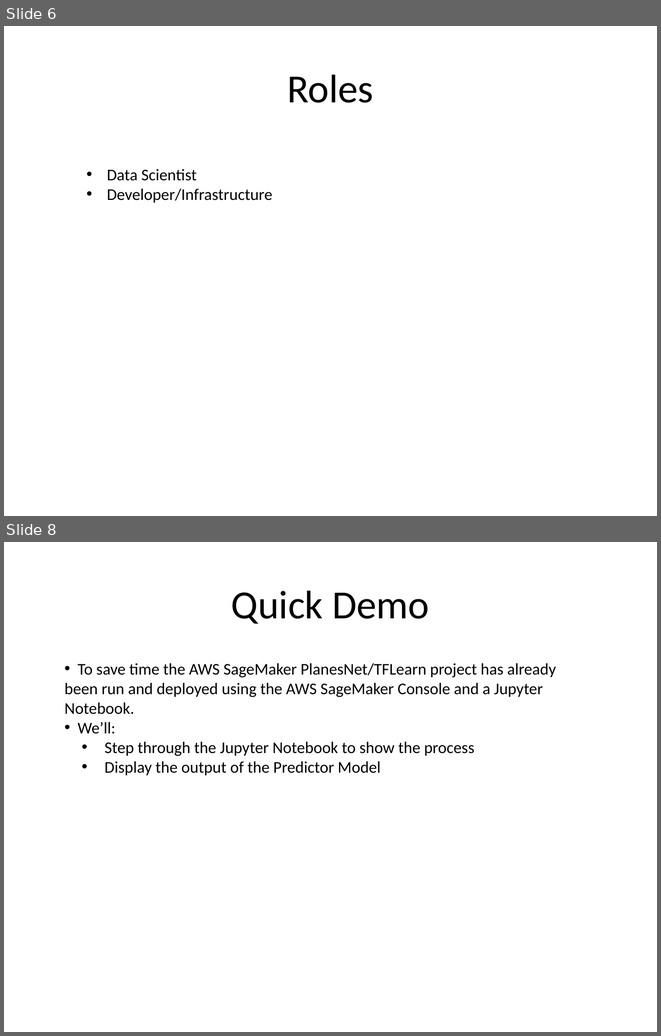
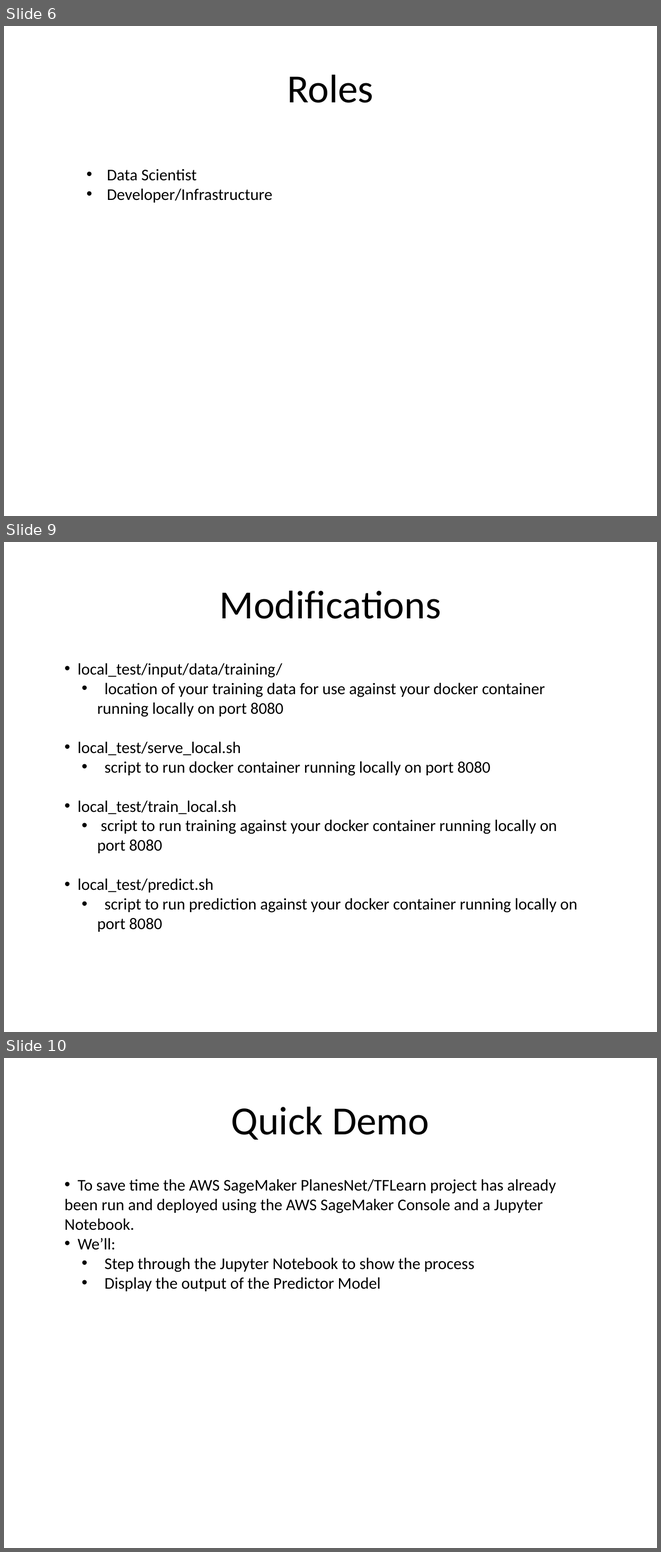
Before and after one commit to kskalvar/aws-sagemaker-planesnet-tflearn-bring-your-own-container, a slide deck: slides/AWS-Sagemaker-Planesnet-TFLearn-Bring-Your-Own-Container.pptx. Shown one above the other, each under a label of ours: slides 6 and 8 before the commit, slides 6, 9 and 10 after it; the slides between them are not shown. The pictures are 661x1036 and 661x1552 pixels, drawn with LibreOffice and Linux fonts; fonts in the diff are those of the drawing. Boxes give left, top, right and bottom in pixels: in the first picture for what was removed or moved away, otherwise in the second. Text is boxed around its words. In the diff, an @@ line names an element or a change of style, - is before the commit and + after.

```diff
--- a/slides/AWS-Sagemaker-Planesnet-TFLearn-Bring-Your-Own-Container.pptx
+++ b/slides/AWS-Sagemaker-Planesnet-TFLearn-Bring-Your-Own-Container.pptx
@@ slide 9 added at (4, 542, 657, 1032), background #FFFFFF @@
@@ title added at (220, 590, 441, 619), 44 pt, text #000000 @@
+Modifications
@@ text added at (78, 663, 577, 932), 18 pt, text #000000 @@
+• local_test/input/data/training/
+  • location of your training data for use against your docker container running locally on port 8080
+• local_test/serve_local.sh
+  • script to run docker container running locally on port 8080
+• local_test/train_local.sh
+  • script to run training against your docker container running locally on port 8080
+• local_test/predict.sh
+  • script to run prediction against your docker container running locally on port 8080
@@ what was slide 8 is now slide 10 @@
```
Also in this commit, not shown: 3 slides changed, 1 other slide added.
